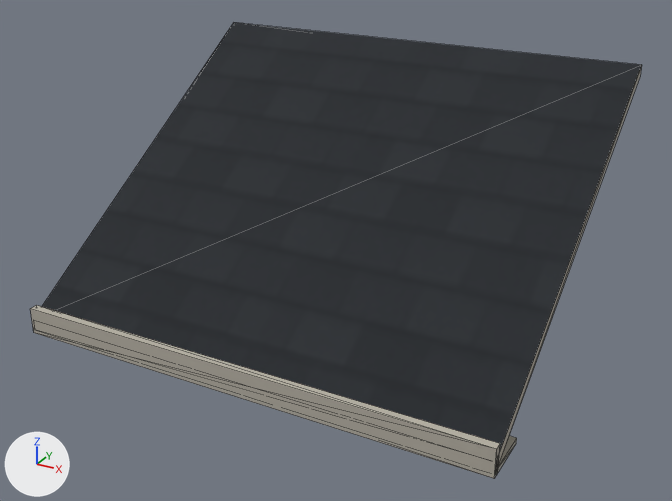
The glTF model assets/environments/outdoor/props/house_03_roof_slope.glb as it was, and as the next commit left it.
Before and after are seen from a camera (50 mm lens) standing at (2.94, -5.34, 3.16) and looking at (0.07, -0.12, 0.55). Every picture has the same lights, and +X, +Y and +Z are marked at lower left. The older version comes first. Mesh edges are drawn as thin lines. Vertices at exactly the same position are counted once.

Before the edit, the objects in view are built like this:
```python
me_outdoor_house_03_roof_slope = bpy.data.meshes.new('outdoor_house_03_roof_slope')
me_outdoor_house_03_roof_slope.from_pydata(...)  # 24 vertices, 36 faces; spans x -1.7..1.7, y -1.3..1.3, z 0.0..1.75
me_outdoor_house_03_roof_slope.materials.append(mat_outdoor_house_03_roof_slope_mat)
ob_outdoor_house_03_roof_slope = bpy.data.objects.new('outdoor_house_03_roof_slope', me_outdoor_house_03_roof_slope)
ob_outdoor_house_03_roof_slope.location = (0.0, 0.0, 0.0)
```
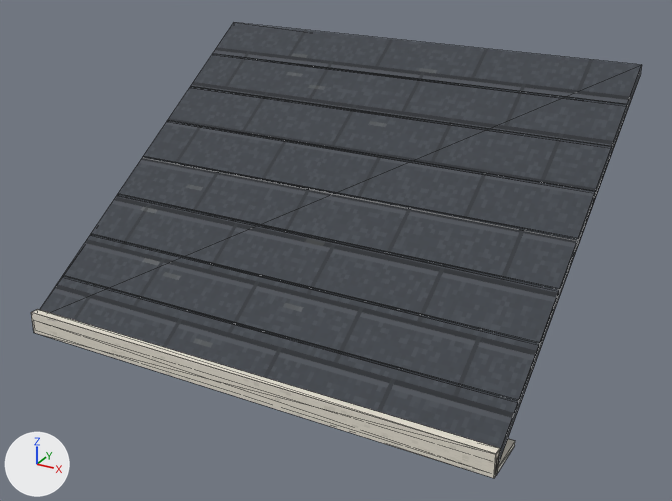
The change, as a diff of the scene's bpy script:
```diff
--- a/assets/environments/outdoor/props/house_03_roof_slope.glb.py
+++ b/assets/environments/outdoor/props/house_03_roof_slope.glb.py
@@ img_house_03_roof_slope @@
+img_house_03_roof_slope = load_image('house_03_roof_slope', '_unpacked/house_03_roof_slope', 256, 256, 'sRGB')
@@ mat_trim @@
+mat_trim = principled_material('trim')
+mat_trim.texture = img_house_03_roof_slope
+mat_trim.roughness = 0.87
@@ mat_roof @@
+mat_roof = principled_material('roof')
+mat_roof.texture = img_house_03_roof_slope
+mat_roof.roughness = 0.87
@@ mat_post @@
+mat_post = principled_material('post')
+mat_post.texture = img_house_03_roof_slope
+mat_post.roughness = 0.87
@@ me_outdoor_house_03_roof_slope @@
 # used by ob_outdoor_house_03_roof_slope; location = (0.0, 0.0, 0.0)
-me_outdoor_house_03_roof_slope.from_pydata(...)  # 24 vertices, 36 faces; spans x -1.7..1.7, y -1.3..1.3, z 0.0..1.75
+me_outdoor_house_03_roof_slope.from_pydata(...)  # 96 vertices, 152 faces; spans x -1.7..1.7, y -1.3..1.3, z 0.0..1.75
+# me_outdoor_house_03_roof_slope part 1: a new loose piece, a box spanning x -1.7..1.7, y -0.973..-0.959, z 0.297..0.31, in mat_roof (picture img_house_03_roof_slope)
+# me_outdoor_house_03_roof_slope part 2: a new loose piece, a box spanning x -1.7..1.7, y -0.65..-0.635, z 0.503..0.516, in mat_roof (picture img_house_03_roof_slope)
+# me_outdoor_house_03_roof_slope part 3: a new loose piece, a box spanning x -1.7..1.7, y -0.326..-0.312, z 0.709..0.722, in mat_roof (picture img_house_03_roof_slope)
+# me_outdoor_house_03_roof_slope part 4: a new loose piece, a box spanning x -1.7..1.7, y -0.002..0.012, z 0.915..0.928, in mat_roof (picture img_house_03_roof_slope)
+# me_outdoor_house_03_roof_slope part 5: a new loose piece, a box spanning x -1.7..1.7, y 0.322..0.336, z 1.122..1.135, in mat_roof (picture img_house_03_roof_slope)
+# me_outdoor_house_03_roof_slope part 6: a new loose piece, a box spanning x -1.7..1.7, y 0.645..0.66, z 1.328..1.341, in mat_roof (picture img_house_03_roof_slope)
+# me_outdoor_house_03_roof_slope part 7: a new loose piece, a box spanning x -1.7..1.7, y 0.969..0.983, z 1.534..1.547, in mat_roof (picture img_house_03_roof_slope)
+# me_outdoor_house_03_roof_slope part 8
+# 8 vertices are removed from x -1.7..1.7, y -1.3..-0.93, z 0.0..0.19
+# 27 faces are deleted
+# 16 vertices are added at x -1.7..1.7, y -1.3..-0.96, z 0.0..0.16
+# 8 new vertices lie (0.0, 0.0, 0.16) away from vertices in x -1.7..1.7, y -1.3..-1.24, z 0.0
+# 6 new faces join them, mat_roof (picture img_house_03_roof_slope)
+# 43 new faces join them, mat_trim (picture img_house_03_roof_slope)
+# 10 new faces join them, mat_post (picture img_house_03_roof_slope)
+# me_outdoor_house_03_roof_slope part 9: 6 faces spanning x -1.7..1.7, y -1.29..1.3, z 0.02..1.75 switch from mat_outdoor_house_03_roof_slope_mat to mat_roof (picture img_house_03_roof_slope)
+me_outdoor_house_03_roof_slope.materials.append(mat_trim)  # picture img_house_03_roof_slope
+me_outdoor_house_03_roof_slope.materials.append(mat_post)  # picture img_house_03_roof_slope
```

Pixel boxes [x1, y1, x2, y2] of what changed, in the pictures (672 x 501 px):
'outdoor_house_03_roof_slope', reshaped: before [30, 23, 642, 478]; after [31, 23, 642, 478]
part 1 of me_outdoor_house_03_roof_slope, added: after [62, 275, 519, 402]
part 2 of me_outdoor_house_03_roof_slope, added: after [90, 233, 540, 345]
part 3 of me_outdoor_house_03_roof_slope, added: after [117, 194, 560, 290]
part 4 of me_outdoor_house_03_roof_slope, added: after [143, 156, 578, 241]
part 5 of me_outdoor_house_03_roof_slope, added: after [167, 120, 595, 192]
part 6 of me_outdoor_house_03_roof_slope, added: after [190, 86, 612, 148]
part 7 of me_outdoor_house_03_roof_slope, added: after [212, 53, 627, 105]
part 8 of me_outdoor_house_03_roof_slope, cut back: before [30, 65, 642, 478]; after [31, 65, 642, 478]
part 9 of me_outdoor_house_03_roof_slope, recoloured (lighter): [42, 23, 641, 450] in both
